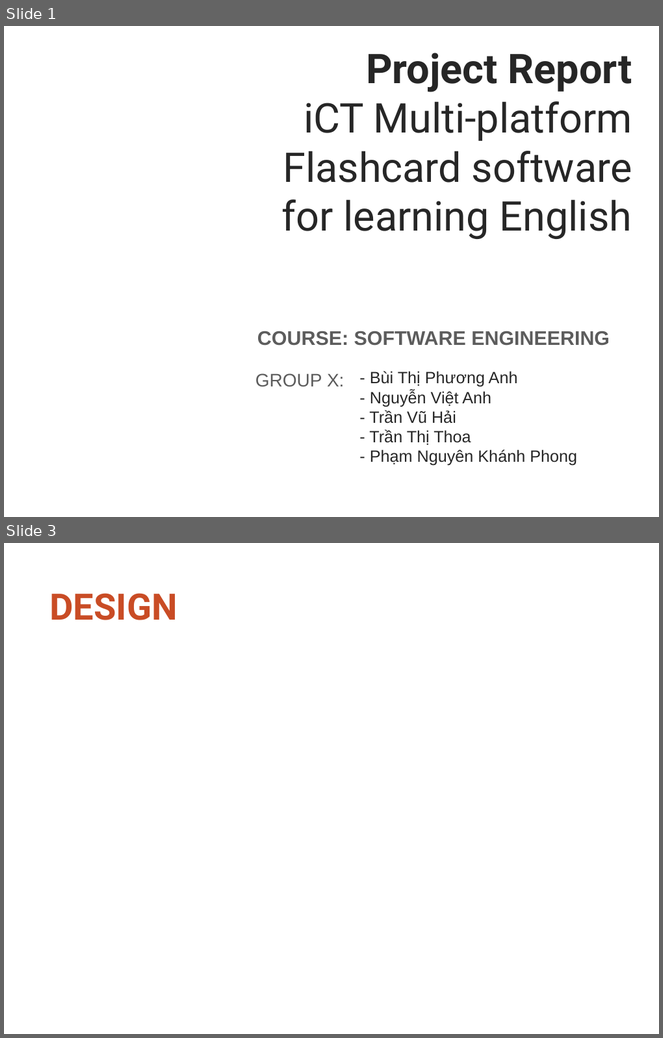
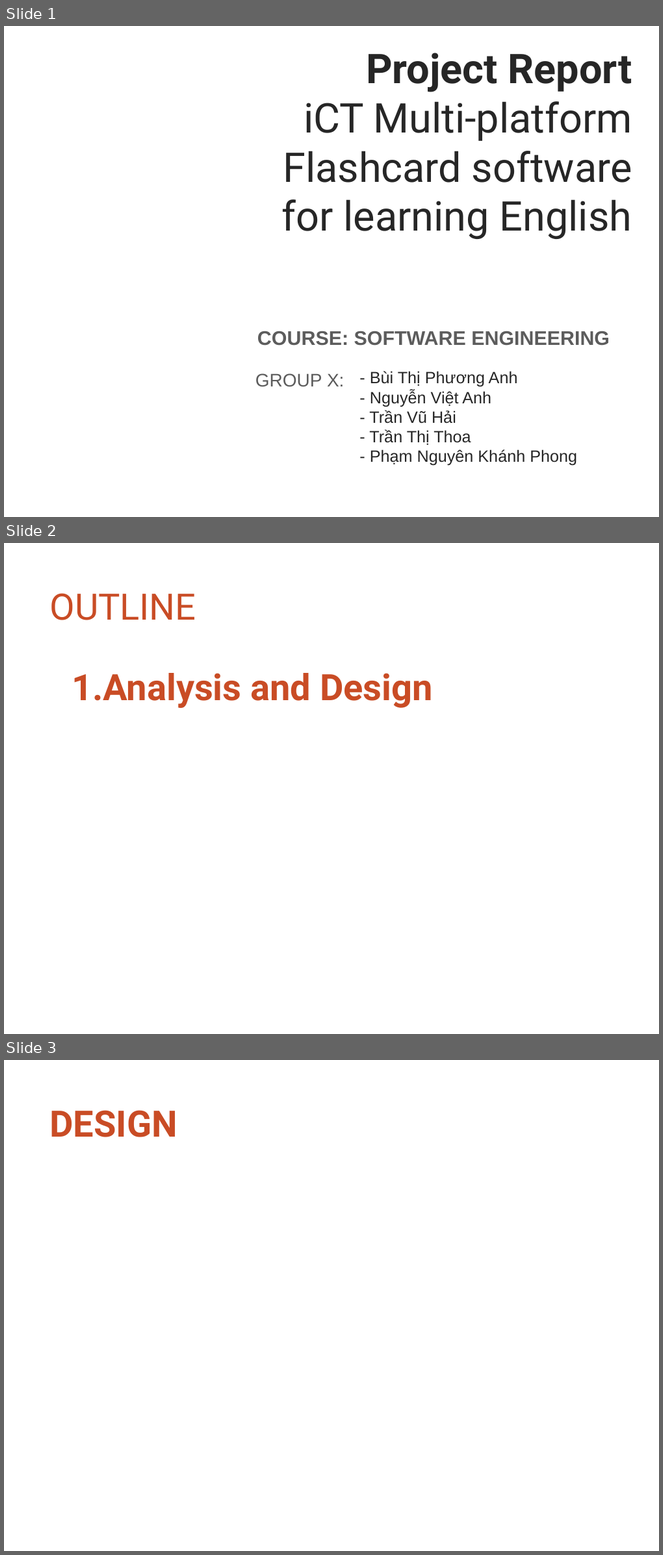
Before and after one commit to thoatran/iCT-Flashcard, a slide deck: docs/ReportSlides.pptx. Shown one above the other, each under a label of ours: slides 1 and 3 before the commit, slides 1, 2 and 3 after it; the slides between them are not shown. The pictures are 663x1038 and 663x1555 pixels, drawn with LibreOffice and Linux fonts; fonts in the diff are those of the drawing; background and template pictures are left out. Boxes give left, top, right and bottom in pixels: in the first picture for what was removed or moved away, otherwise in the second. Text is boxed around its words. In the diff, an @@ line names an element or a change of style, - is before the commit and + after.

```diff
--- a/docs/ReportSlides.pptx
+++ b/docs/ReportSlides.pptx
@@ slide 2 added at <box>4,543,659,1034</box>, background #FFFFFF @@
@@ title added at <box>50,593,196,620</box>, 40 pt, text #C94C25 @@
+OUTLINE
@@ text added at <box>72,673,433,708</box>, 40 pt, text #C94C25, bold @@
+1.Analysis and Design
```
Also in this commit, not shown: 1 slide removed, 3 other files.
